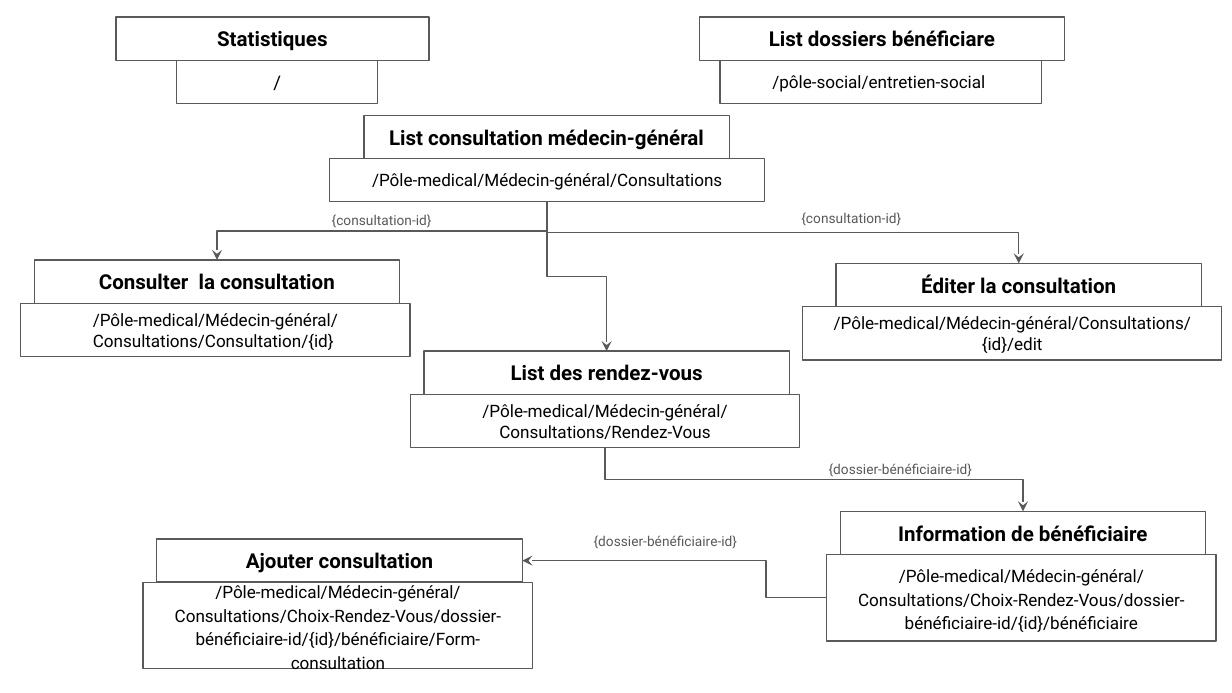
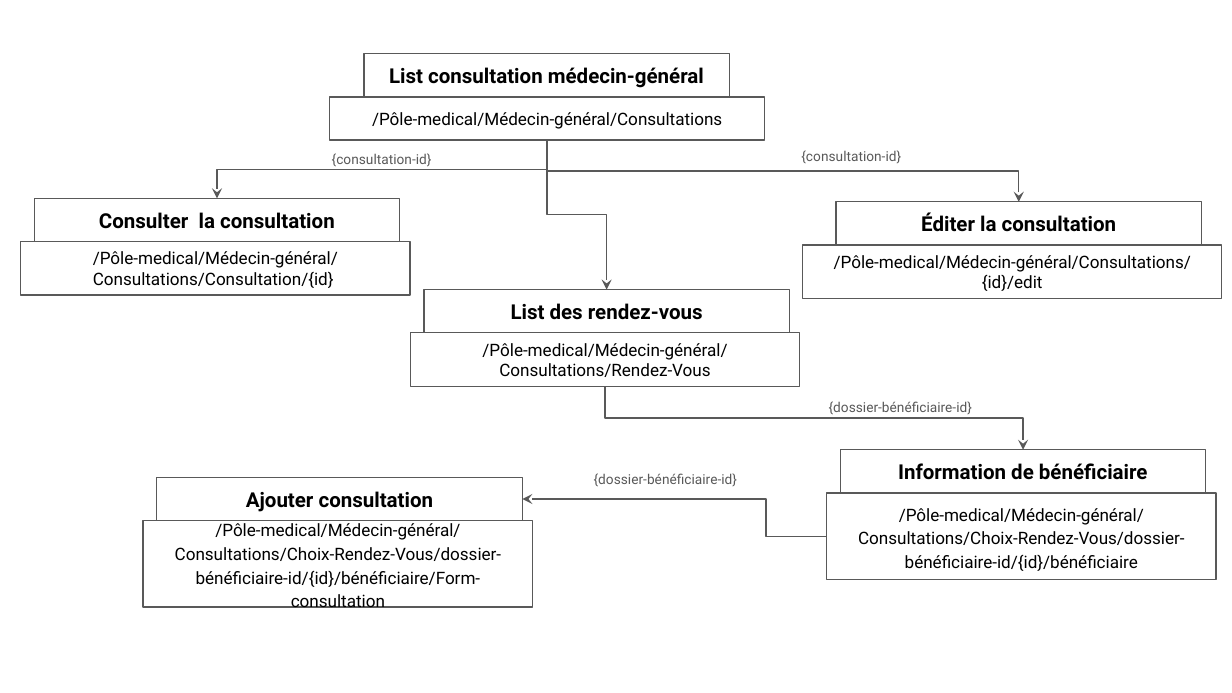
Before and after one commit to cnmh/conception, a slide deck: slide 1 of docs/schéma-navigation-médecin-général/Shema-navigation-médecin-général.pptx. Drawn at 1232x693 pixels with LibreOffice and Linux fonts; fonts in the diff are those of the drawing. Boxes give left, top, right and bottom in pixels: in the first picture for what was removed or moved away, otherwise in the second. Text is boxed around its words. In the diff, an @@ line names an element or a change of style, - is before the commit and + after.

```diff
--- a/docs/schéma-navigation-médecin-général/Shema-navigation-médecin-général.pptx
+++ b/docs/schéma-navigation-médecin-général/Shema-navigation-médecin-général.pptx
@@ rectangle removed at [116,17,429,60] @@
-Statistiques
@@ rectangle removed at [700,17,1066,60] @@
-List dossiers bénéficiare
@@ rectangle removed at [176,60,377,103] @@
-/
@@ rectangle removed at [719,60,1041,103] @@
-/pôle-social/entretien-social
@@ 12 rectangles, 5 elbow arrows, 4 texts: place and size @@
-12 rectangles, 5 elbow arrows, 4 texts at [21,116,1222,669]
+12 rectangles, 5 elbow arrows, 4 texts at [21,54,1222,607]
```
Also in this commit, not shown: 2 other files.
